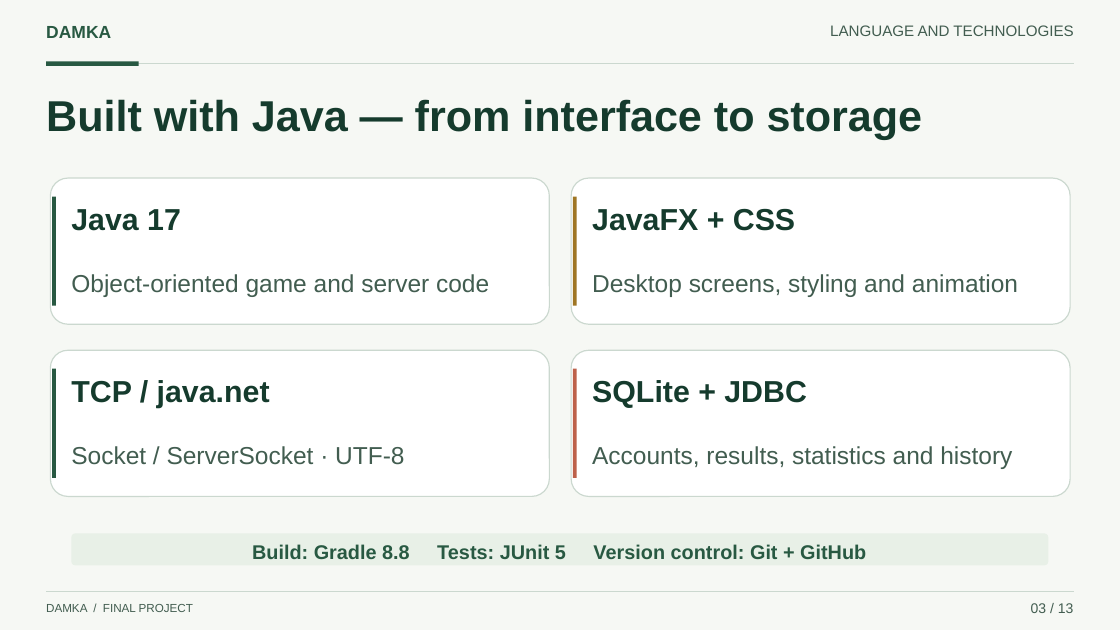
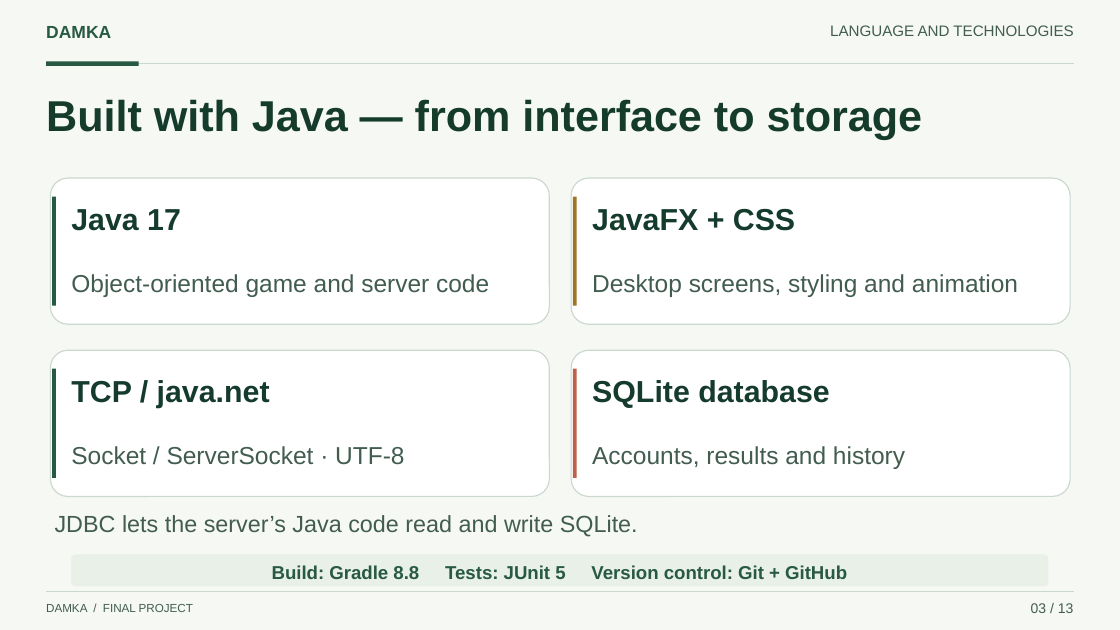
Before and after one commit to MuthannaFrhat/damka-game, a slide deck: slide 3 of docs/presentation/Damka_Presentation.pptx. Drawn at 1120x630 pixels with LibreOffice and Linux fonts; fonts in the diff are those of the drawing. Boxes give left, top, right and bottom in pixels: in the first picture for what was removed or moved away, otherwise in the second. Text is boxed around its words. In the diff, an @@ line names an element or a change of style, - is before the commit and + after.

Commit message:
Align presentation with project book and clarify technical terms

```diff
--- a/docs/presentation/Damka_Presentation.pptx
+++ b/docs/presentation/Damka_Presentation.pptx
@@ text at (592,380,829,408): text changed @@
-SQLite + JDBC
+SQLite database
@@ text at (592,446,905,469): text changed @@
-Accounts, results, statistics and history
+Accounts, results and history
@@ text added at (55,515,638,537), 20 pt, text #425D50 @@
+JDBC lets the server’s Java code read and write SQLite.
@@ rounded rectangle: place and size @@
-rounded rectangle at (71,534,1049,565)
+rounded rectangle at (71,555,1049,586)
@@ text "Build: Gradle 8.8 Tests: JUnit ...": place and size @@
-text "Build: Gradle 8.8 Tests: JUnit ..." at (252,544,866,559)
+text "Build: Gradle 8.8 Tests: JUnit ..." at (272,565,847,579)
@@ text "Build: Gradle 8.8 Tests: JUnit ..." at (272,565,847,579): size 17 to 16 pt @@
```
Also in this commit, not shown: 1 other slide changed, 2 slides added, 2 slides removed, 4 other files.
